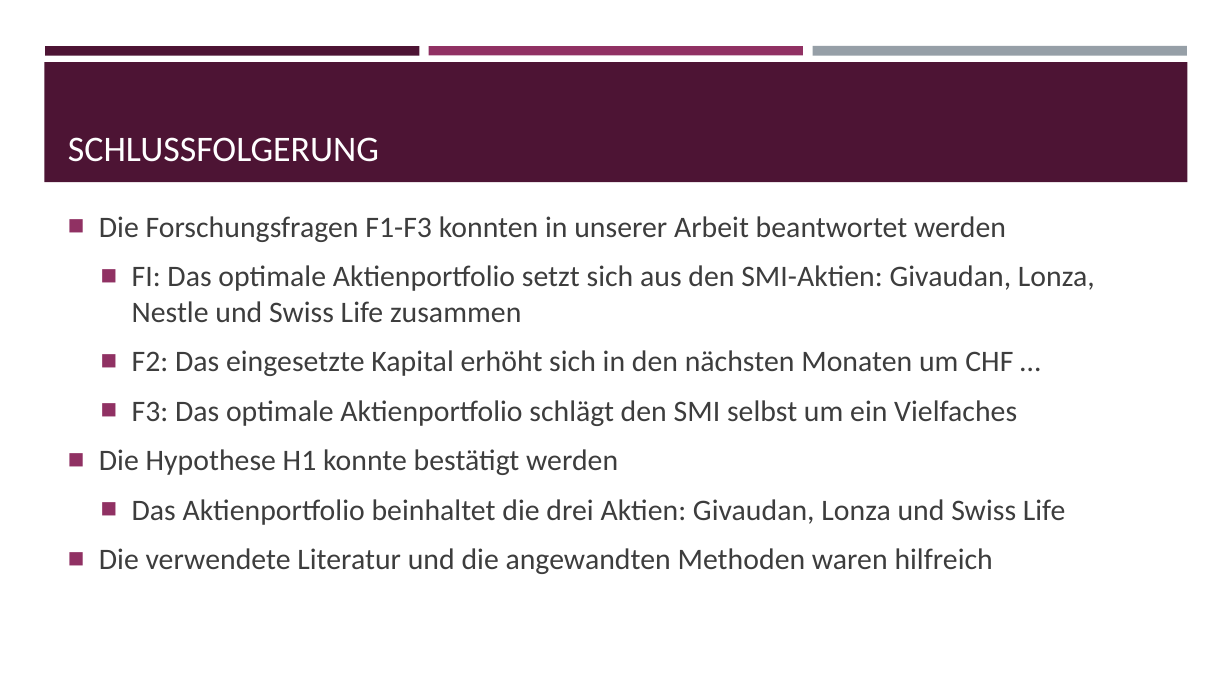
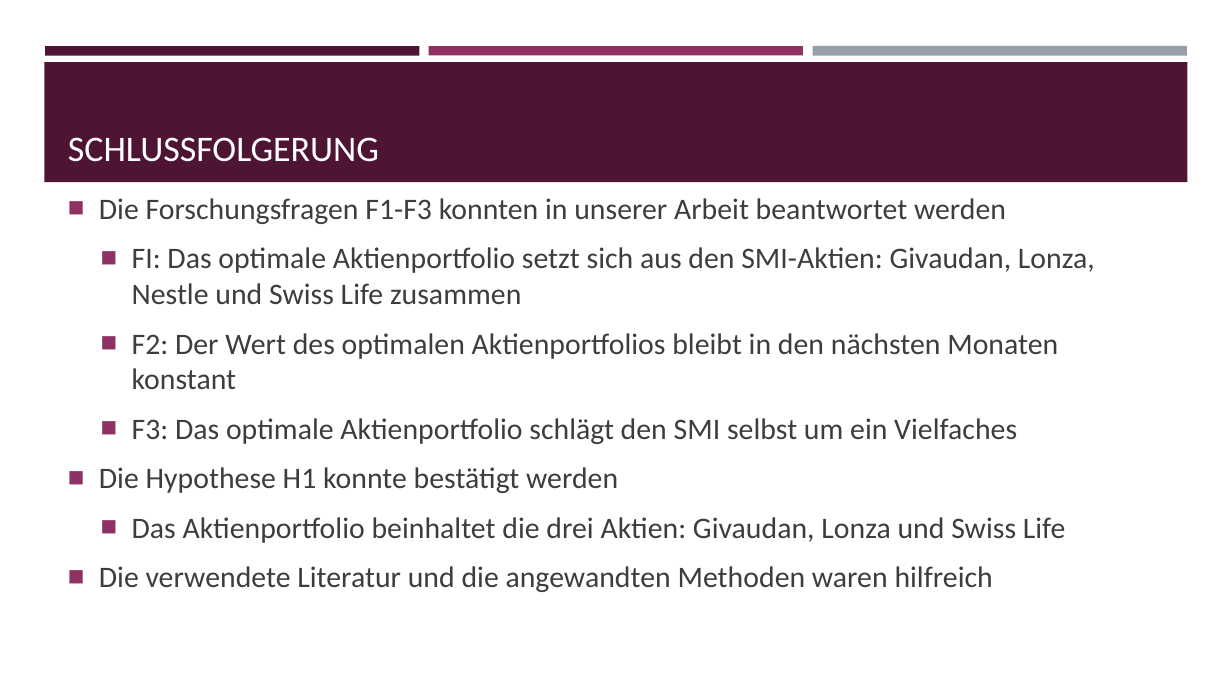
Before and after one commit to bodo-gruetter/tsa_repo, a slide deck: slide 7 of Paper_Präsentation/PortfolioZusammenstellungSMI_Blaser_Gruetter.pptx. Drawn at 1232x693 pixels with LibreOffice and Linux fonts; fonts in the diff are those of the drawing. Boxes give left, top, right and bottom in pixels: in the first picture for what was removed or moved away, otherwise in the second. Text is boxed around its words. In the diff, an @@ line names an element or a change of style, - is before the commit and + after.

```diff
--- a/Paper_Präsentation/PortfolioZusammenstellungSMI_Blaser_Gruetter.pptx
+++ b/Paper_Präsentation/PortfolioZusammenstellungSMI_Blaser_Gruetter.pptx
@@ text at (132,333,1058,389): text changed @@
-  ■ F2: Das eingesetzte Kapital erhöht sich in den nächsten Monaten um CHF …
+  ■ F2: Der Wert des optimalen Aktienportfolios bleibt in den nächsten Monaten konstant
```
Also in this commit, not shown: 3 other slides changed, 2 other files.
